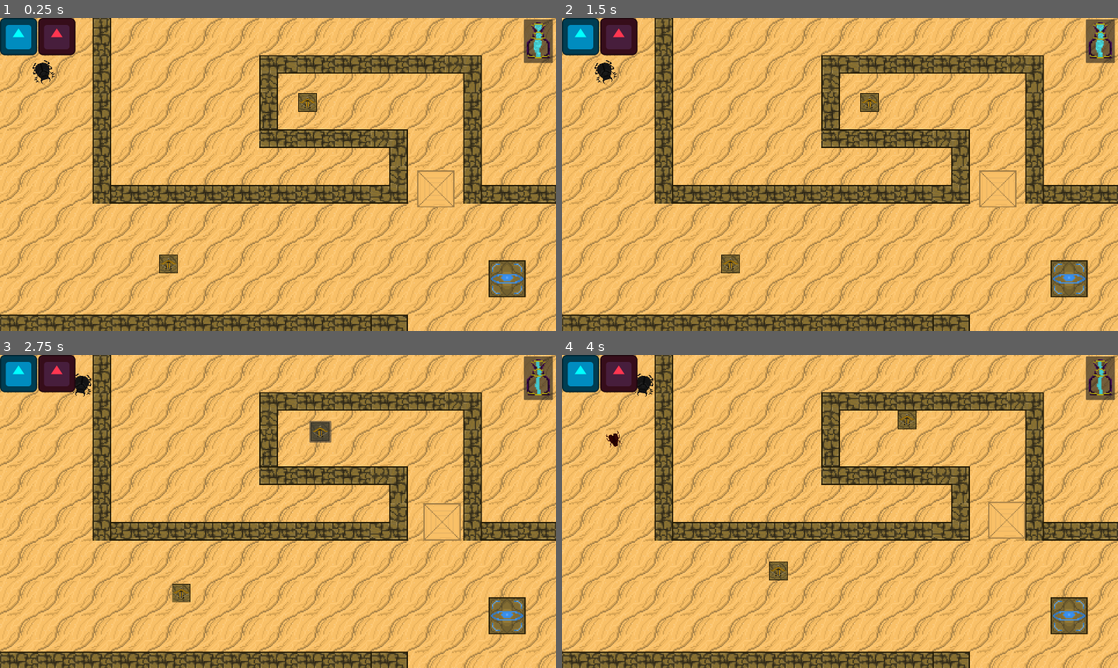
Above: before the commit, frames 1-4 (two rows, left to right).
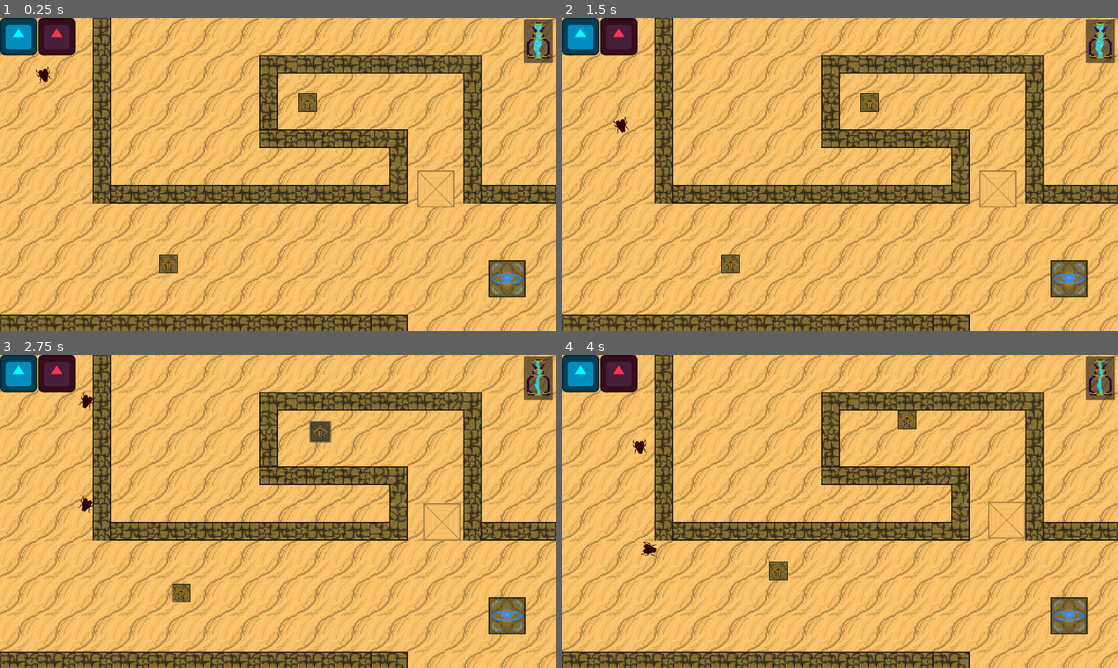
Above: after the commit, the same moments.

Repository: Kaczs/school-jam
Game: Godot game, scene res://Scenes/Levels/level_2.tscn
The game is run twice, just before and just after one commit, with the same random seed, the same clock (stepped at 60 frames per second) and the same inputs. This scene is started directly instead of the project's main scene. The engine's default icon, where the game draws it, is replaced by a stand-in: a white triangle on a blue panel in a dark square.
Inputs (mouse positions are in pixels of both pictures, inside the frame that each line leads up to):
- Up to frame 1 (0.25 s): no input
- Up to frame 2 (1.5 s): click (995, 190) at 0.52 s; move the mouse to (962, 158) at 1.27 s; tap 2 (global_wind) at 1.35 s; click (962, 158) at 1.42 s
- Up to frame 3 (2.75 s): drag from (166, 527) to (305, 439) at 2.02 s
- Up to frame 4 (4 s): move the mouse to (895, 442) at 2.77 s; press the mouse at (895, 442) at 2.78 s; release the mouse at (895, 442) at 3.5 s; drag from (812, 574) to (673, 464) at 3.52 s

The runs differ from the first frame. In frame 1, 0.2% of the frame differs, in the area x 5-10%, y 13-22%; in frame 2, 0.2%; in frame 3, 0.3%; in frame 4, 0.4%, in the area x 7-17%, y 5-65%.

Commit message:
Heavy bugs and cleaning console up more

Diff:
--- a/Scenes/Enemies/heavy_enemy.tscn
+++ b/Scenes/Enemies/heavy_enemy.tscn
@@ -5,32 +5,39 @@
 [ext_resource type="PackedScene" uid="uid://tyig0pvks8tv" path="res://Scenes/wind_component.tscn" id="3_lt8vd"]
 [ext_resource type="Script" uid="uid://dlnn6cuk6ygi6" path="res://Scripts/health_component.gd" id="4_olupi"]
 
-[sub_resource type="CircleShape2D" id="CircleShape2D_5kq2l"]
-radius = 40.012497
+[sub_resource type="CircleShape2D" id="CircleShape2D_4j5cq"]
+radius = 25.019993
 
-[node name="HeavyEnemy" type="RigidBody2D" unique_id=1097597982]
+[node name="HeavyEnemy" type="RigidBody2D" unique_id=924509886]
+mass = 3.0
+gravity_scale = 0.0
 lock_rotation = true
+linear_damp_mode = 1
+linear_damp = 2.0
+angular_damp_mode = 1
+angular_damp = 1.0
 script = ExtResource("1_pwy1a")
-speed = 1000
+speed = 700
 health = 150
 
-[node name="Icon" type="Sprite2D" parent="." unique_id=1972802617]
+[node name="Icon" type="Sprite2D" parent="." unique_id=1000397959]
 scale = Vector2(0.7, 0.7)
 texture = ExtResource("2_pwy1a")
 
-[node name="CollisionShape2D" type="CollisionShape2D" parent="." unique_id=552416136]
-position = Vector2(0, 4)
-shape = SubResource("CircleShape2D_5kq2l")
+[node name="CollisionShape2D" type="CollisionShape2D" parent="." unique_id=1822093921]
+position = Vector2(0, 9)
+shape = SubResource("CircleShape2D_4j5cq")
 
-[node name="NavigationAgent2D" type="NavigationAgent2D" parent="." unique_id=2013429063]
+[node name="NavigationAgent2D" type="NavigationAgent2D" parent="." unique_id=375047867]
 path_desired_distance = 30.0
 avoidance_enabled = true
-radius = 50.0
-max_speed = 1000.0
+radius = 60.0
+max_speed = 500.0
 
 [node name="WindComponent" parent="." unique_id=1070236565 instance=ExtResource("3_lt8vd")]
 visible = false
 
-[node name="HealthComponent" type="Node" parent="." unique_id=1069847000]
+[node name="HealthComponent" type="Node" parent="." unique_id=1131251283]
 script = ExtResource("4_olupi")
-max_health = 75
+
+[connection signal="velocity_computed" from="NavigationAgent2D" to="." method="_on_navigation_agent_2d_velocity_computed"]
--- a/Scenes/Enemies/normal_enemy.tscn
+++ b/Scenes/Enemies/normal_enemy.tscn
@@ -6,7 +6,7 @@
 [ext_resource type="Script" uid="uid://dlnn6cuk6ygi6" path="res://Scripts/health_component.gd" id="4_mtu75"]
 
 [sub_resource type="CircleShape2D" id="CircleShape2D_4j5cq"]
-radius = 23.0
+radius = 22.022715
 
 [node name="NormalEnemy" type="RigidBody2D" unique_id=924509886]
 gravity_scale = 0.0
@@ -23,20 +23,19 @@
 texture = ExtResource("2_mtu75")
 
 [node name="CollisionShape2D" type="CollisionShape2D" parent="." unique_id=1822093921]
-position = Vector2(0, 4)
+position = Vector2(1, 7)
 shape = SubResource("CircleShape2D_4j5cq")
 
 [node name="NavigationAgent2D" type="NavigationAgent2D" parent="." unique_id=375047867]
 path_desired_distance = 30.0
 avoidance_enabled = true
 radius = 30.0
-max_speed = 1000.0
+max_speed = 500.0
 
 [node name="WindComponent" parent="." unique_id=1070236565 instance=ExtResource("3_0u4wu")]
 visible = false
 
 [node name="HealthComponent" type="Node" parent="." unique_id=1131251283]
 script = ExtResource("4_mtu75")
-max_health = 75
 
 [connection signal="velocity_computed" from="NavigationAgent2D" to="." method="_on_navigation_agent_2d_velocity_computed"]
--- a/Scenes/Levels/level_2.tscn
+++ b/Scenes/Levels/level_2.tscn
@@ -17,18 +17,25 @@
 [ext_resource type="PackedScene" uid="uid://c2v52suxx5jrp" path="res://Scenes/Towers/ballista_tower.tscn" id="15_umcau"]
 
 [sub_resource type="NavigationPolygon" id="NavigationPolygon_ud172"]
-vertices = PackedVector2Array(1306, 466.20313, 1306, 465.187 …(1407 unchanged characters)… 8, 1434, 992, 640.0469, 874.9375, 26, 1117.9375, 26, 1105.1875, 154, 1106.2031, 1896, 1117.0313, 282, 1106.2031, 154, 1105.1875, 282, 1 …(843 unchanged characters)…
+vertices = PackedVector2Array(1306, 466.20313, 1306, 465.187 …(1407 unchanged characters)… 8, 1434, 992, 640.0469, 874.9375, 26, 1122.7266, 26, 1105.1875, 154, 1106.2031, 1896, 1117.25, 282, 1106.2031, 154, 1105.1875, 282, 1 …(843 unchanged characters)…
 polygons = Array[PackedInt32Array]([PackedInt32Array(0, 1, 2, 3), PackedInt32Array(3, 4, 5, 6), PackedInt32Array(7, 8,  …(2816 unchanged characters)…
-outlines = Array[PackedVector2Array]([PackedVector2Array(1973, -65, 1984, 1142, -64, 1143, -64, -73)])
+outlines = Array[PackedVector2Array]([PackedVector2Array(1973, -65, 1984, 1142, -65, 1148, -64, -73)])
 agent_radius = 25.0
 
 [sub_resource type="Resource" id="Resource_xqoth"]
 script = ExtResource("8_jd2hh")
-scene = ExtResource("13_t27xo")
-spawn_rate = 3.0
+scene = ExtResource("9_jip10")
+count = 4
+spawn_rate = 2.0
 metadata/_custom_type_script = "uid://bvjbq0juon6qg"
 
 [sub_resource type="Resource" id="Resource_nqasx"]
+script = ExtResource("8_jd2hh")
+scene = ExtResource("13_t27xo")
+spawn_rate = 2.0
+metadata/_custom_type_script = "uid://bvjbq0juon6qg"
+
+[sub_resource type="Resource" id="Resource_t27xo"]
 script = ExtResource("8_jd2hh")
 scene = ExtResource("9_jip10")
 count = 5
@@ -108,7 +115,7 @@
 
 [node name="EnemySpawner" parent="." unique_id=462682666 instance=ExtResource("7_iunut")]
 position = Vector2(150, 191)
-to_spawn = Array[ExtResource("8_jd2hh")]([SubResource("Resource_xqoth"), SubResource("Resource_nqasx")])
+to_spawn = Array[ExtResource("8_jd2hh")]([SubResource("Resource_xqoth"), SubResource("Resource_nqasx"), SubResource("Resource_t27xo")])
 
 [node name="Goal" parent="." unique_id=967983182 instance=ExtResource("10_1xj2d")]
 position = Vector2(1751, 900)
--- a/Scripts/health_component.gd
+++ b/Scripts/health_component.gd
@@ -1,9 +1,8 @@
 class_name HealthComponent extends Node
-@export var max_health:int
+var max_health:int
 var health:int
 
 func take_damage(amount):
 	health -= amount
 	if health <= 0:
-		print("ded")
 		get_parent().queue_free()
--- a/Scripts/normal_enemy.gd
+++ b/Scripts/normal_enemy.gd
@@ -14,6 +14,7 @@
 		push_warning(self, " could not find Goal")
 	var health_component:HealthComponent = get_node_or_null("HealthComponent")
 	health_component.max_health = health
+	health_component.health = health
 
 
 func _physics_process(_delta: float) -> void:
